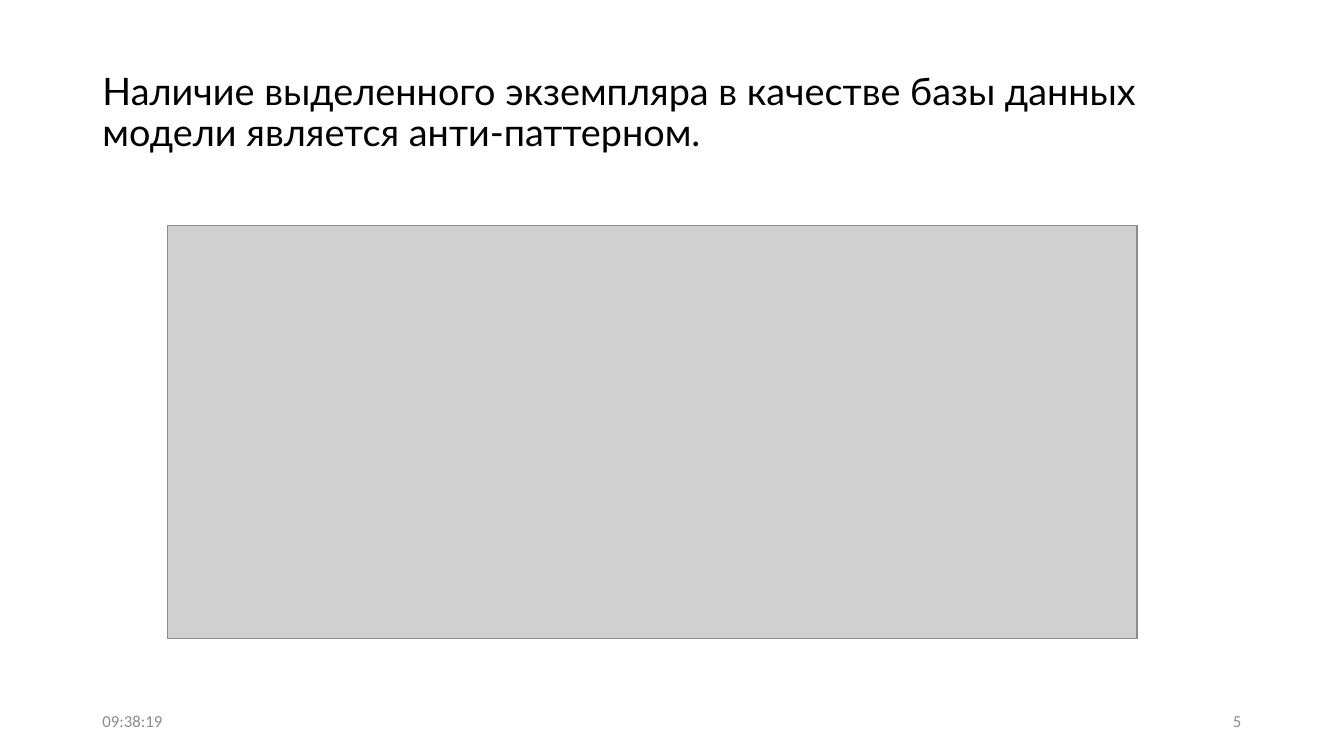
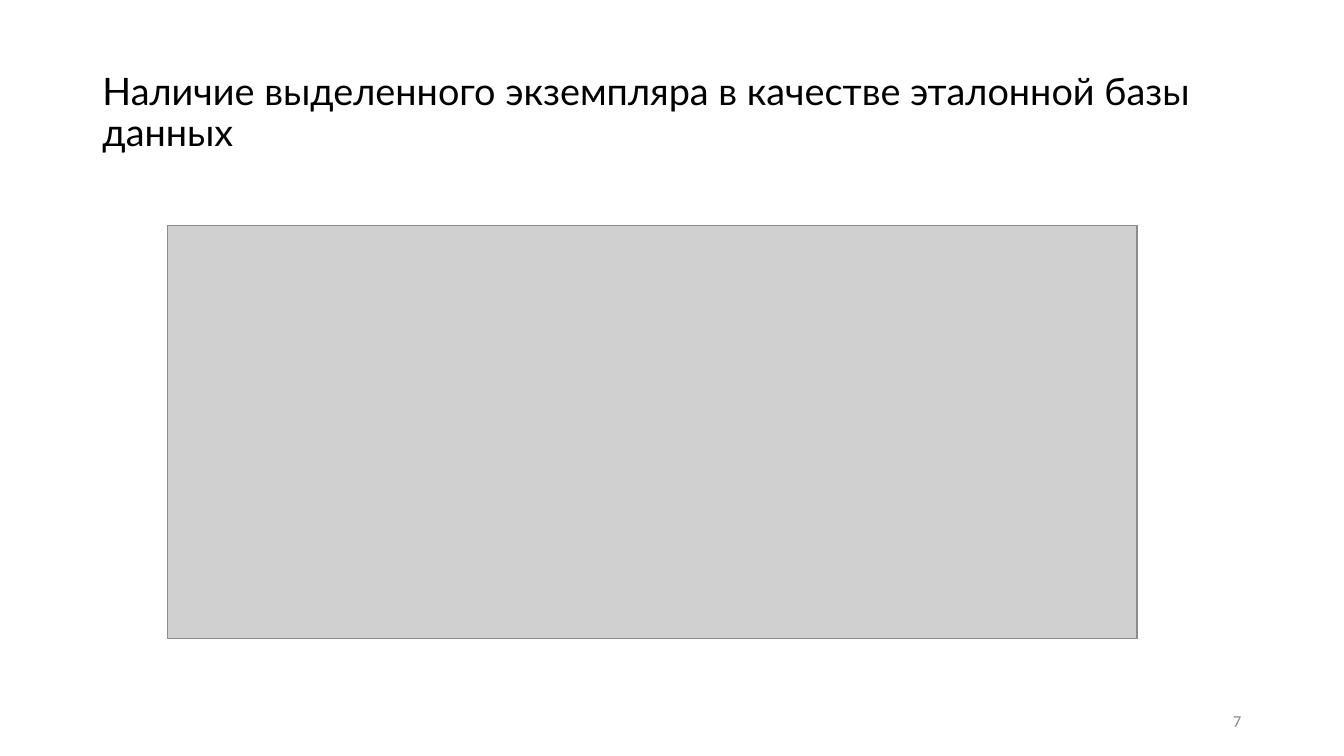
Before and after one commit to Sa1Gur/DbTest.Containers, a slide deck: slide 7 of DbaseTesting.pptx (slide 5 before the commit). Drawn at 1344x756 pixels with LibreOffice and Linux fonts; fonts in the diff are those of the drawing; grey boxes stand for pictures. Boxes give left, top, right and bottom in pixels: in the first picture for what was removed or moved away, otherwise in the second. Text is boxed around its words. In the diff, an @@ line names an element or a change of style, - is before the commit and + after.

```diff
--- a/DbaseTesting.pptx
+++ b/DbaseTesting.pptx
@@ title at bbox=[102, 77, 1189, 153]: text changed @@
-Наличие выделенного экземпляра в качестве базы данных модели является анти-паттерном.
+Наличие выделенного экземпляра в качестве эталонной базы данных
@@ text removed at bbox=[102, 715, 162, 727] @@
-09:38:19
@@ page number at bbox=[1233, 716, 1241, 727]: text changed @@
-5
+7
```
Also in this commit, not shown: 66 other slides changed, 3 slides added, 1 slide removed, 2 other files.
